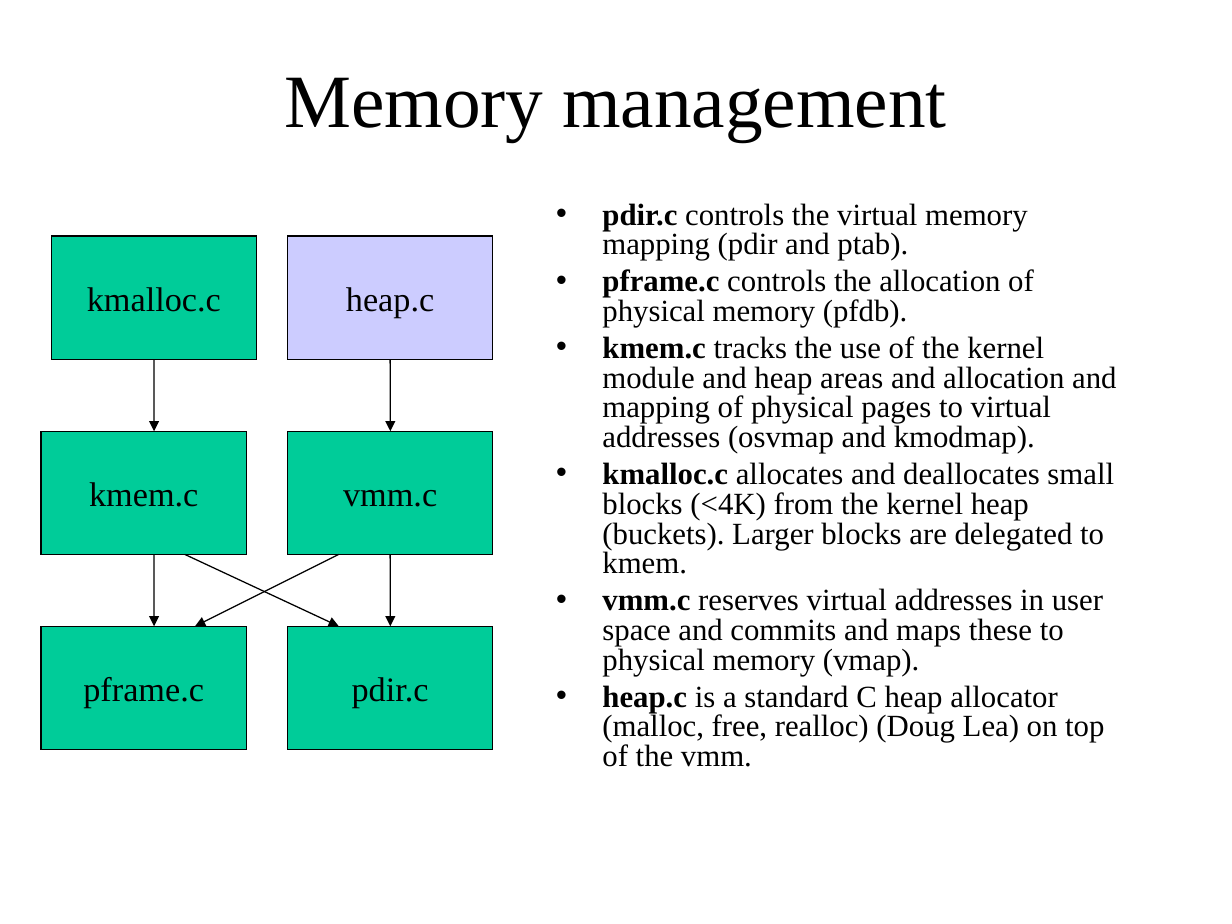
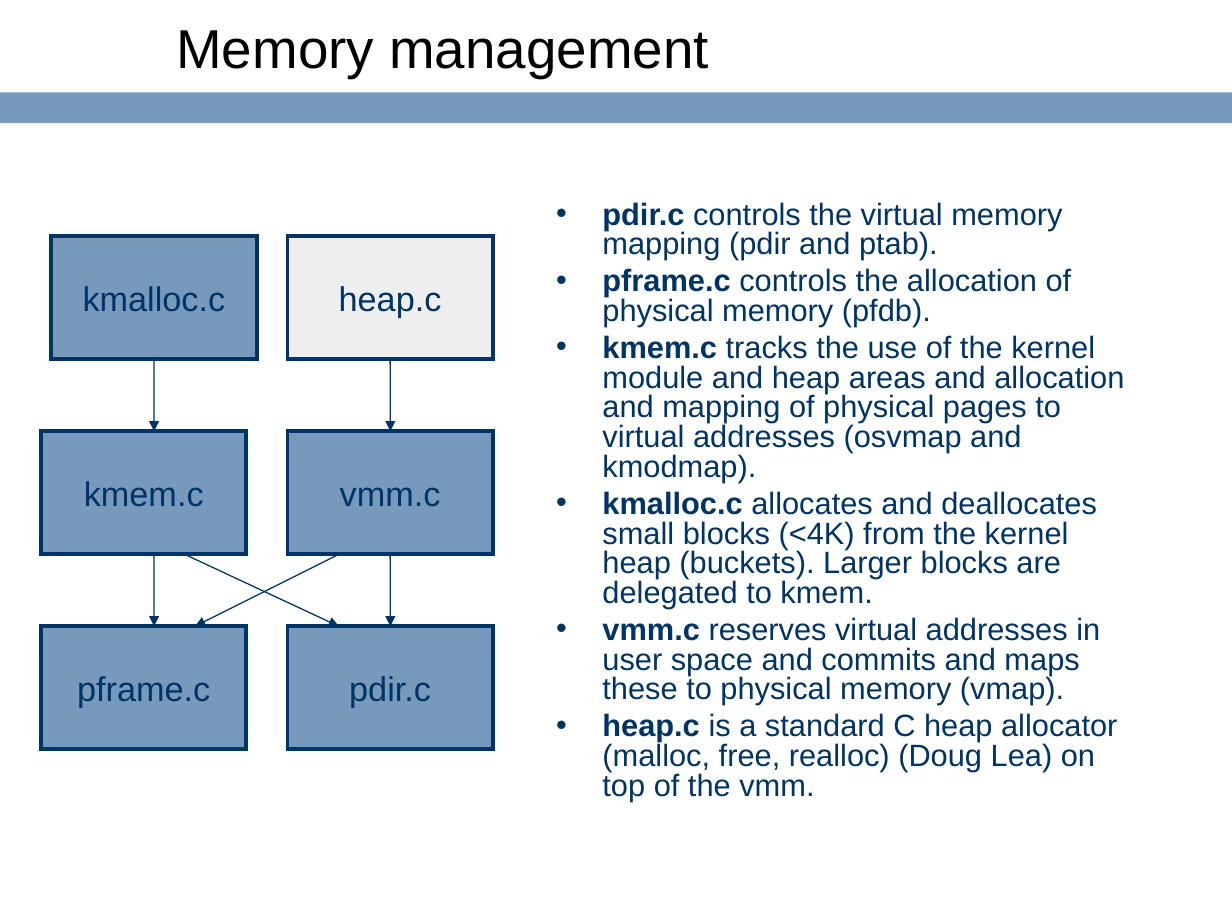
Before and after one commit to ringgaard/sanos, a slide deck: slide 27 of doc/sanostech.ppt. Drawn at 1232x924 pixels with LibreOffice and Linux fonts; fonts in the diff are those of the drawing; background and template pictures are left out. Boxes give left, top, right and bottom in pixels: in the first picture for what was removed or moved away, otherwise in the second. Text is boxed around its words. In the diff, an @@ line names an element or a change of style, - is before the commit and + after.

```diff
--- a/doc/sanostech.ppt
+++ b/doc/sanostech.ppt
@@ title "Memory management" moved from (x1=284, y1=77, x2=946, y2=141) to (x1=176, y1=30, x2=709, y2=77) @@
@@ title "Memory management" at (x1=176, y1=30, x2=709, y2=77): size 44 to 32 pt, font Times New Roman to Arial; alignment centre to left @@
@@ rectangle added at (x1=0, y1=92, x2=1232, y2=123), fill #779ABC @@
@@ text "pdir.c controls the virtual memory ..." at (x1=602, y1=202, x2=1124, y2=801): font Times New Roman to Arial, text colour #000000 to #003366; bullet colour #000000 to #003366 @@
@@ rectangle "heap.c" at (x1=287, y1=237, x2=493, y2=360): font Times New Roman to Arial, text colour #000000 to #003366; fill #CCCCFF to #EEEEEE; outline #000000 0.74 pt to #003366 2.24 pt @@
@@ arrow (154, 360) - (154, 431): stroke #000000 0.74 pt to #003366 0.74 pt @@
@@ arrow (391, 360) - (391, 431): stroke #000000 0.74 pt to #003366 0.74 pt @@
@@ font Times New Roman to Arial, text colour #000000 to #003366; fill #00CC99 to #779ABC; outline #000000 0.74 pt to #003366 2.24 pt in 5 elements at (x1=41, y1=626, x2=246, y2=749), (x1=287, y1=626, x2=493, y2=749), (x1=41, y1=431, x2=246, y2=554), (x1=52, y1=237, x2=257, y2=360), (x1=287, y1=431, x2=493, y2=554) @@
@@ arrow (154, 554) - (154, 626): stroke #000000 0.74 pt to #003366 0.74 pt @@
@@ arrow (185, 554) - (339, 626): stroke #000000 0.74 pt to #003366 0.74 pt @@
@@ arrow (339, 554) - (195, 626): stroke #000000 0.74 pt to #003366 0.74 pt @@
@@ arrow (391, 554) - (391, 626): stroke #000000 0.74 pt to #003366 0.74 pt @@
```
Also in this commit, not shown: 57 other slides changed, 1 slide added, 21 other files.
